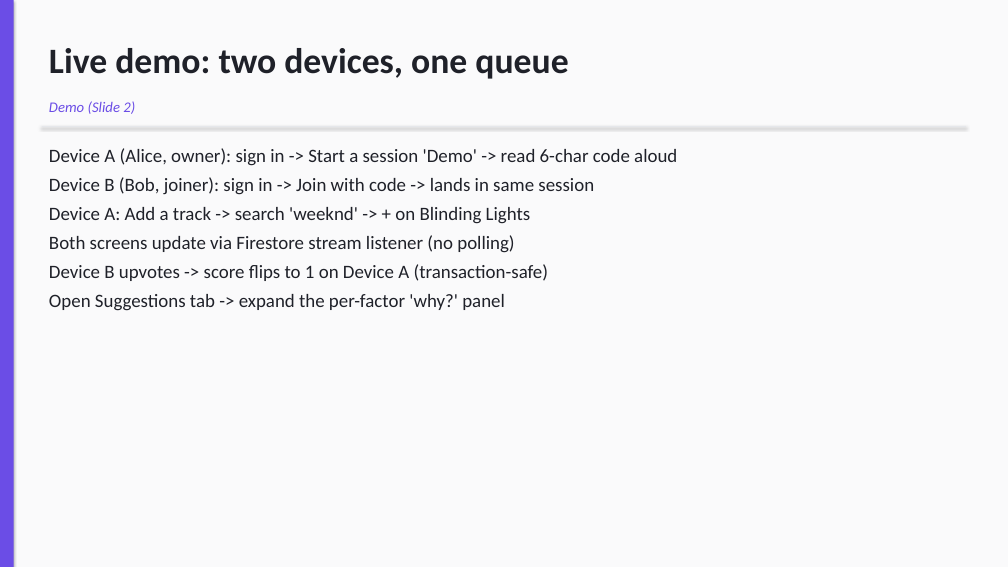
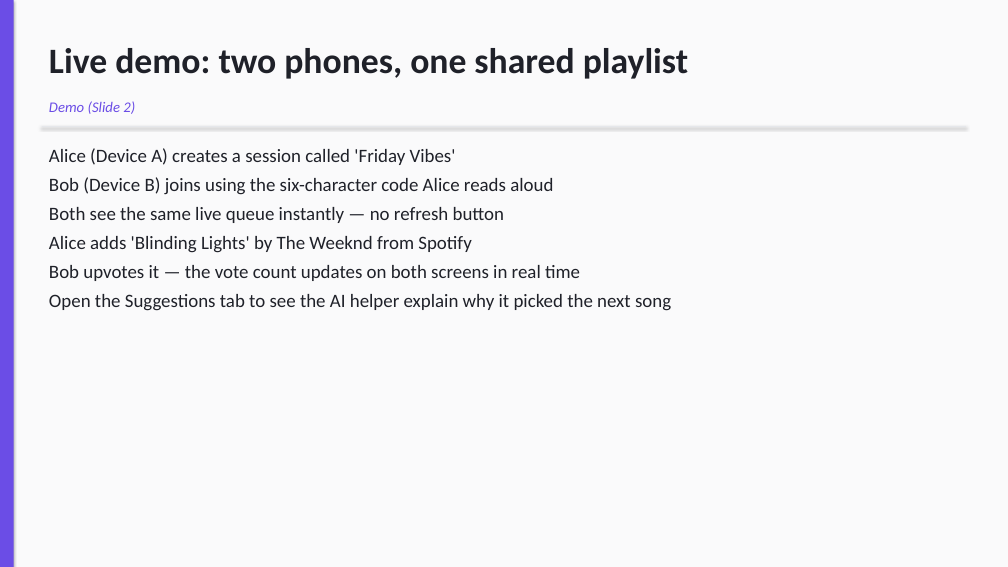
Before and after one commit to Tmaku18/vibzcheck-project2, a slide deck: slide 2 of submission/Vibzcheck_Presentation.pptx. Drawn at 1008x567 pixels with LibreOffice and Linux fonts; fonts in the diff are those of the drawing. Boxes give left, top, right and bottom in pixels: in the first picture for what was removed or moved away, otherwise in the second. Text is boxed around its words. In the diff, an @@ line names an element or a change of style, - is before the commit and + after.

Commit message:
docs(presentation): rewrite all slide text in plain conversational English while keeping important code examples (rules, transaction, index, error mapping)

```diff
--- a/submission/Vibzcheck_Presentation.pptx
+++ b/submission/Vibzcheck_Presentation.pptx
@@ text at (49, 48, 688, 79): text changed @@
-Live demo: two devices, one queue
+Live demo: two phones, one shared playlist
@@ text at (49, 148, 671, 311): text changed @@
-Device A (Alice, owner): sign in -> Start a session 'Demo' -> read 6-char code aloud
-Device B (Bob, joiner): sign in -> Join with code -> lands in same session
-Device A: Add a track -> search 'weeknd' -> + on Blinding Lights
-Both screens update via Firestore stream listener (no polling)
-Device B upvotes -> score flips to 1 on Device A (transaction-safe)
-Open Suggestions tab -> expand the per-factor 'why?' panel
+Alice (Device A) creates a session called 'Friday Vibes'
+Bob (Device B) joins using the six-character code Alice reads aloud
+Both see the same live queue instantly — no refresh button
+Alice adds 'Blinding Lights' by The Weeknd from Spotify
+Bob upvotes it — the vote count updates on both screens in real time
+Open the Suggestions tab to see the AI helper explain why it picked the next song
```
Also in this commit, not shown: 10 other slides changed, 6 slides added, 6 slides removed, 1 other file.
